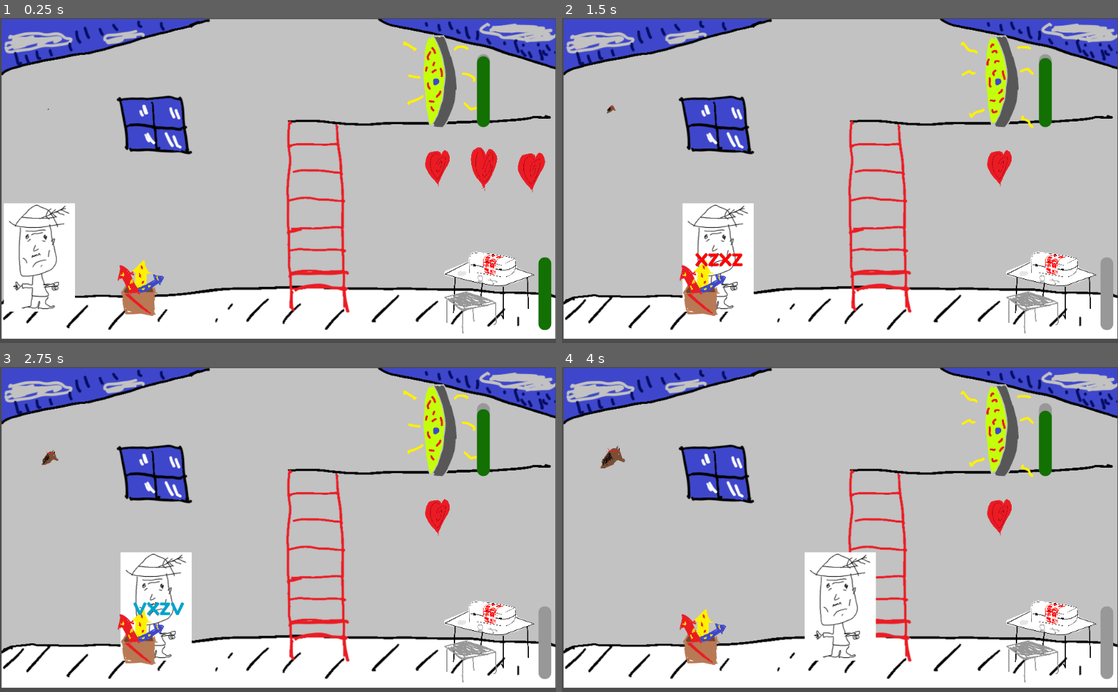
Above: before the commit, frames 1-4 (two rows, left to right).
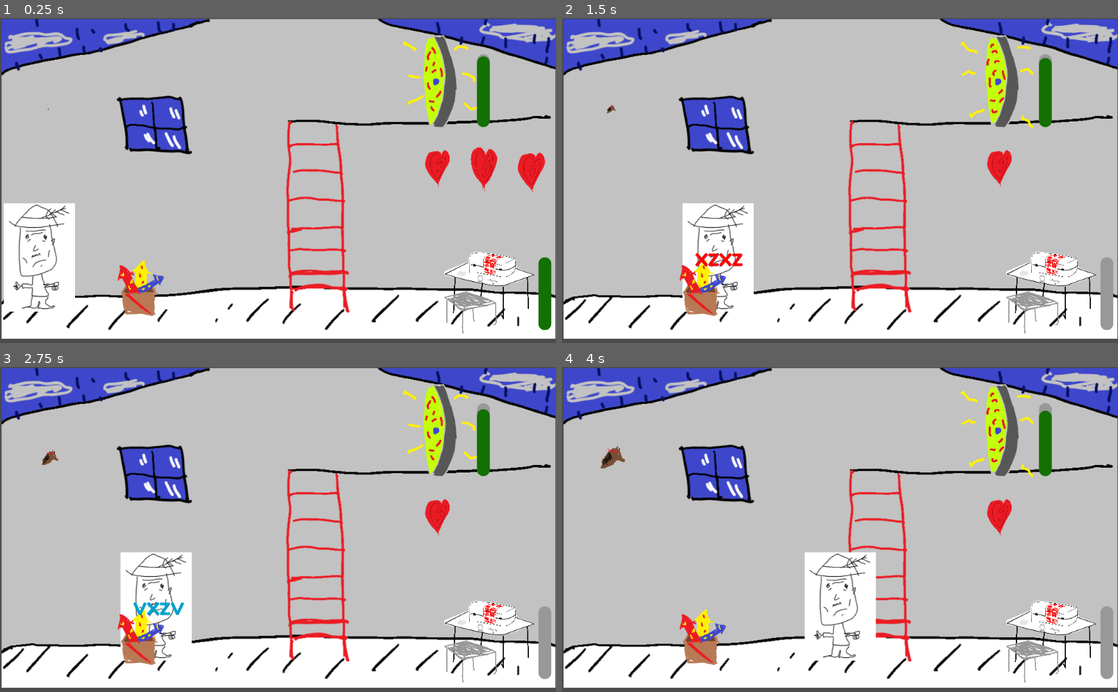
Above: after the commit, the same moments.

Repository: geojax/The-Un-Stable
Game: Godot game, scene res://Scenes/Player.tscn
Same seed, same stepped clock (60 frames per second), same inputs: the game is played once before the commit and once after it.
Inputs (mouse positions are in pixels of both pictures, inside the frame that each line leads up to):
- Up to frame 1 (0.25 s): no input
- Up to frame 2 (1.5 s): hold Right (right) 0.53-1.25 s; click (739, 255) at 1.27 s; type "12" at 1.35 s
- Up to frame 3 (2.75 s): hold Down (down) from 2.03 s (still down)
- Up to frame 4 (4 s): release Down (down) at 2.78 s; hold Right (right) 2.78-3.53 s; hold Up (up) from 3.53 s (still down)

The runs differ from the first frame. In frame 1, 0.8% of the frame differs, in the area x 2-100%, y 0-42%; in frame 2, 0.8%; in frame 3, 0.8%; in frame 4, 0.8%.

Commit message:
woooshshhchchhhhhchhh

Diff:
--- a/Scenes/Player.tscn
+++ b/Scenes/Player.tscn
@@ -15,6 +15,7 @@
 [ext_resource path="res://Art/Heart1.png" type="Texture" id=13]
 [ext_resource path="res://Art/Background2.png" type="Texture" id=14]
 [ext_resource path="res://Art/Background.png" type="Texture" id=15]
+[ext_resource path="res://Firework1.ogg" type="AudioStream" id=16]
 
 [sub_resource type="SpriteFrames" id=1]
 animations = [ {
@@ -53,7 +54,6 @@
 position = Vector2( 513.351, 296.935 )
 scale = Vector2( 1, 0.98194 )
 frames = SubResource( 1 )
-frame = 1
 playing = true
 
 [node name="Farmer" type="Area2D" parent="."]
@@ -76,6 +76,9 @@
 scale = Vector2( 0.168093, 0.168093 )
 texture = ExtResource( 11 )
 offset = Vector2( 492.438, -148.28 )
+
+[node name="AudioStreamPlayer2D" type="AudioStreamPlayer2D" parent="Horses"]
+stream = ExtResource( 16 )
 
 [node name="Ladder" type="Area2D" parent="."]
 
@@ -135,7 +138,6 @@
 [node name="CollisionShape2D" type="CollisionShape2D" parent="Platform"]
 position = Vector2( 786.164, 188.029 )
 shape = SubResource( 6 )
-
 [connection signal="area_entered" from="Farmer" to="Farmer" method="_on_KinematicBody2D2_area_entered"]
 [connection signal="area_exited" from="Farmer" to="Farmer" method="_on_Farmer_area_exited"]
 [connection signal="damaged" from="Farmer" to="." method="_on_Farmer_damaged"]
--- a/Scripts/Horses.gd
+++ b/Scripts/Horses.gd
@@ -23,6 +23,7 @@
 	if (successes == 3):
 		horseTimer.start(HORSE_TIME)
 		successes = 0
+		$AudioStreamPlayer2D.play()
 	pass
 
 func _no_time():
--- a/project.godot
+++ b/project.godot
@@ -10,6 +10,7 @@
 
 _global_script_classes=[  ]
 _global_script_class_icons={
+
 }
 
 [application]
Not shown, added: Firework1.ogg.import
Not shown: 1 places in Scenes/Player.tscn that only renumber resources
Not shown, added: Firework1.ogg
